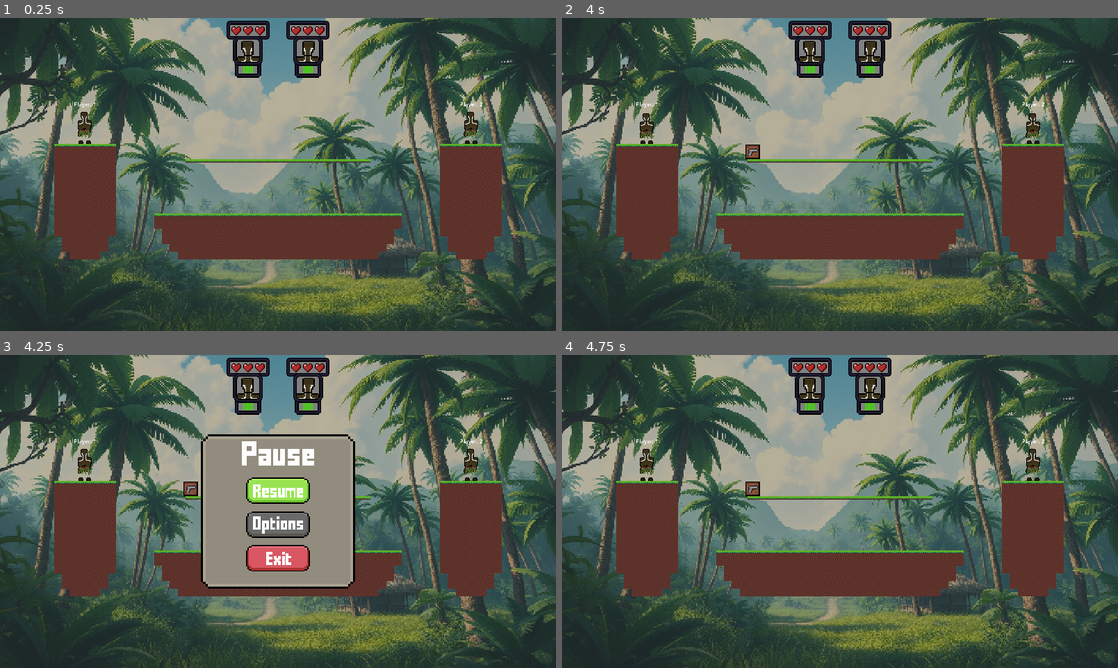
Above: before the commit, frames 1-4 (two rows, left to right).
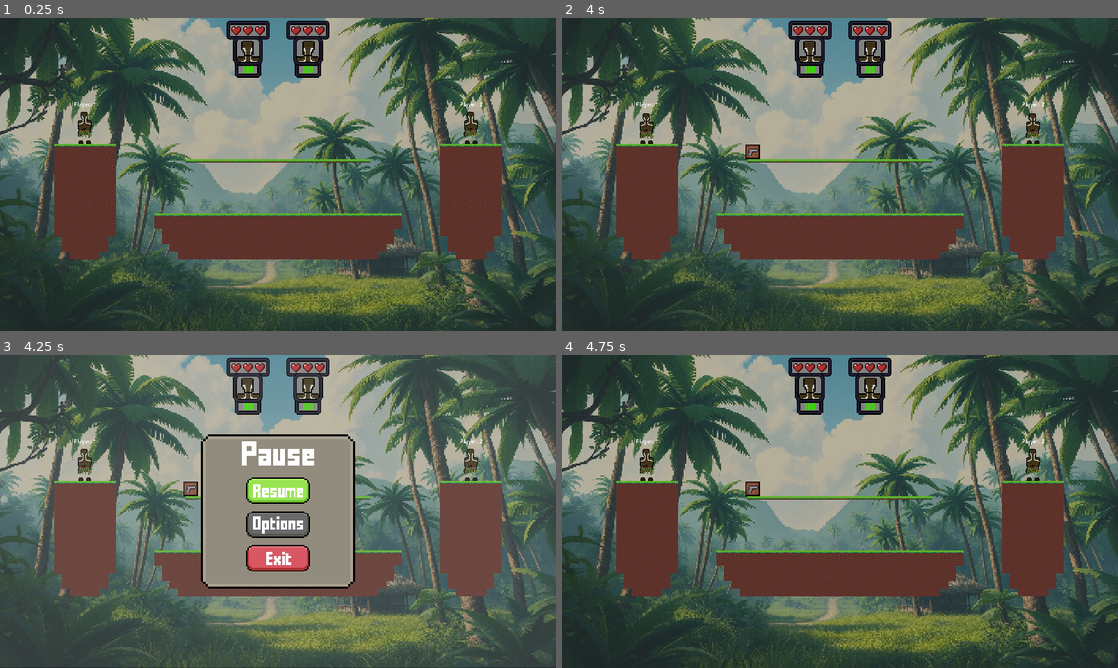
Above: after the commit, the same moments.

Repository: Erueti-Selwyn/DiVerse-Game
Game: Godot game, scene res://scenes/Level.tscn
Same seed, same stepped clock (60 frames per second), same inputs: the game is played once before the commit and once after it. This scene is started directly instead of the project's main scene.
Inputs (mouse positions are in pixels of both pictures, inside the frame that each line leads up to):
- Up to frame 1 (0.25 s): no input
- Up to frame 2 (4 s): tap Enter at 0.5 s; hold D (move_right) 0.53-2.03 s; tap Q (dash) at 0.6 s; tap Space (jump) at 0.77, 1.52, 3.02, 3.5, 3.77 s; tap K (dash2) at 1.35 s; hold A (move_left) 2.03-2.78 s; hold Down (move_down2) 2.03-2.78 s; hold D (move_right) from 2.78 s (still down); tap Left (move_left2) at 2.85 s; tap Right (move_right2) at 3.6 s
- Up to frame 3 (4.25 s): keep holding D (move_right); tap Escape (pause) at 4.15 s
- Up to frame 4 (4.75 s): release D (move_right) at 4.25 s; click (840, 489) at 4.25 s

Frames 1-2 are identical in both runs. In frame 3, less than 0.1% of the frame differs, in the area x 14-85%, y 3-38%; in frame 4, nothing differs.

Commit message:
Menu Audio Completed and Menu Improvement

Diff:
--- a/2DFightingGodot/project.godot
+++ b/2DFightingGodot/project.godot
@@ -19,6 +19,8 @@
 
 Global="*res://scripts/global.gd"
 MenuAudioPlayer="res://scenes/menu_audio_player.tscn"
+PlayButtonAudioPlayer="res://scenes/play_button_audio_player.tscn"
+ClickAudioPlayer="res://scenes/click_audio_player.tscn"
 
 [display]
 
--- a/2DFightingGodot/scenes/Level.tscn
+++ b/2DFightingGodot/scenes/Level.tscn
@@ -11,6 +11,7 @@
 [ext_resource type="Texture2D" uid="uid://garepww1eau4" path="res://assets/tilemaps/all tilemaps FINALLL.png" id="10_5ms4v"]
 [ext_resource type="PackedScene" uid="uid://cpp6uup1fjkuc" path="res://scenes/settings_menu.tscn" id="10_ick1o"]
 [ext_resource type="PackedScene" uid="uid://u51lay85nrxb" path="res://scenes/controls.tscn" id="11_r7jrn"]
+[ext_resource type="AudioStream" uid="uid://dpx11a2vnx8cb" path="res://assets/audio/sfx/menusfx/buttonclick.mp3" id="12_ggfvu"]
 
 [sub_resource type="Environment" id="Environment_3ss6f"]
 background_mode = 3
@@ -287,9 +288,26 @@
 environment = SubResource("Environment_3ss6f")
 
 [node name="hud" parent="." instance=ExtResource("3_fsags")]
+top_level = true
 offset_top = -261.0
-offset_bottom = -261.0
+offset_right = -1152.0
+offset_bottom = -909.0
 scale = Vector2(0.62, 0.62)
+
+[node name="PauseHighlight" type="ColorRect" parent="."]
+visible = false
+top_level = true
+anchors_preset = 15
+anchor_right = 1.0
+anchor_bottom = 1.0
+offset_left = -576.0
+offset_top = -326.0
+offset_right = -576.0
+offset_bottom = -326.0
+grow_horizontal = 2
+grow_vertical = 2
+color = Color(1, 1, 1, 0.0980392)
+metadata/_edit_use_anchors_ = true
 
 [node name="TextureRect" type="TextureRect" parent="."]
 self_modulate = Color(1, 1, 1, 0.588235)
@@ -514,3 +532,7 @@
 volume_db = -10.0
 autoplay = true
 max_polyphony = 10
+
+[node name="ClickAudioPlayer" type="AudioStreamPlayer2D" parent="."]
+stream = ExtResource("12_ggfvu")
+max_polyphony = 10
--- a/2DFightingGodot/scenes/character_select.tscn
+++ b/2DFightingGodot/scenes/character_select.tscn
@@ -29,6 +29,8 @@
 [ext_resource type="Texture2D" uid="uid://dw0jscrlf64ny" path="res://assets/backgrounds/backgroundButtons/samoaMapLayout.png" id="26_pp5u6"]
 [ext_resource type="Texture2D" uid="uid://ch6eqbhbb567p" path="res://assets/backgrounds/backgroundButtons/vikingMapLayout.png" id="27_mus3f"]
 [ext_resource type="Texture2D" uid="uid://mh6gt7fj674r" path="res://assets/backgrounds/backgroundButtons/mexicoMapLayout.png" id="28_edmtl"]
+[ext_resource type="AudioStream" uid="uid://dpx11a2vnx8cb" path="res://assets/audio/sfx/menusfx/buttonclick.mp3" id="30_yc1ep"]
+[ext_resource type="AudioStream" uid="uid://batbj207wfijt" path="res://assets/audio/sfx/menusfx/green button.mp3" id="31_4fgay"]
 
 [sub_resource type="LabelSettings" id="LabelSettings_8ic4r"]
 font = ExtResource("5_o0sn0")
@@ -755,6 +757,14 @@
 grow_vertical = 2
 texture = ExtResource("4_4oogi")
 stretch_mode = 5
+
+[node name="ClickAudioPlayer" type="AudioStreamPlayer2D" parent="."]
+stream = ExtResource("30_yc1ep")
+max_polyphony = 10
+
+[node name="PlayAudioPlayer" type="AudioStreamPlayer2D" parent="."]
+stream = ExtResource("31_4fgay")
+max_polyphony = 10
 
 [connection signal="pressed" from="MarginContainer/VBoxContainer/Exit" to="." method="_on_exit_pressed"]
 [connection signal="pressed" from="MarginContainer/VBoxContainer/HBoxContainer3/HBoxContainer/ControllerPlayer1" to="." method="_on_controller_player_1_pressed"]
--- /dev/null
+++ b/2DFightingGodot/scenes/click_audio_player.tscn
@@ -0,0 +1,8 @@
+[gd_scene load_steps=3 format=3 uid="uid://c3ne5hwcewtn3"]
+
+[ext_resource type="AudioStream" uid="uid://dpx11a2vnx8cb" path="res://assets/audio/sfx/menusfx/buttonclick.mp3" id="1_lbxff"]
+[ext_resource type="Script" path="res://scripts/click_audio_player.gd" id="2_teo8i"]
+
+[node name="ClickAudioPlayer" type="AudioStreamPlayer2D"]
+stream = ExtResource("1_lbxff")
+script = ExtResource("2_teo8i")
--- a/2DFightingGodot/scenes/hud.tscn
+++ b/2DFightingGodot/scenes/hud.tscn
@@ -37,7 +37,6 @@
 theme_override_constants/separation = 100
 
 [node name="Player1" type="Control" parent="VBoxContainer/HBoxContainer"]
-z_index = 1
 custom_minimum_size = Vector2(100, 100)
 layout_mode = 2
 
@@ -165,7 +164,6 @@
 stretch_mode = 5
 
 [node name="Player2" type="Control" parent="VBoxContainer/HBoxContainer"]
-z_index = 1
 custom_minimum_size = Vector2(100, 100)
 layout_mode = 2
 
--- a/2DFightingGodot/scenes/menu.tscn
+++ b/2DFightingGodot/scenes/menu.tscn
@@ -13,6 +13,7 @@
 [ext_resource type="BitMap" uid="uid://vs18d4un3gbf" path="res://assets/Ui Assets/OptionsButtonFinalMask.png" id="6_tq8eh"]
 [ext_resource type="Texture2D" uid="uid://or3xeqm6ytvo" path="res://assets/Ui Assets/QuitButtonFinal.png" id="7_eebs3"]
 [ext_resource type="BitMap" uid="uid://ds8crajepigky" path="res://assets/Ui Assets/QuitButtonFinalMask.png" id="8_g8pja"]
+[ext_resource type="AudioStream" uid="uid://dpx11a2vnx8cb" path="res://assets/audio/sfx/menusfx/buttonclick.mp3" id="14_1bphx"]
 
 [node name="Menu" type="Control"]
 layout_mode = 3
@@ -148,6 +149,23 @@
 stretch_mode = 5
 
 [node name="ClickAudioPlayer" type="AudioStreamPlayer2D" parent="."]
+stream = ExtResource("14_1bphx")
+max_polyphony = 10
+
+[node name="PauseHighlight" type="ColorRect" parent="."]
+visible = false
+layout_mode = 1
+anchors_preset = 15
+anchor_right = 1.0
+anchor_bottom = 1.0
+offset_left = -576.0
+offset_top = -326.0
+offset_right = -576.0
+offset_bottom = -326.0
+grow_horizontal = 2
+grow_vertical = 2
+color = Color(1, 1, 1, 0)
+metadata/_edit_use_anchors_ = true
 
 [connection signal="pressed" from="MarginContainer/HBoxContainer/VBoxContainer/Play" to="." method="_on_play_pressed"]
 [connection signal="pressed" from="MarginContainer/HBoxContainer/VBoxContainer/Settings" to="." method="_on_settings_pressed"]
--- a/2DFightingGodot/scenes/menu_audio_player.tscn
+++ b/2DFightingGodot/scenes/menu_audio_player.tscn
@@ -1,6 +1,6 @@
 [gd_scene load_steps=2 format=3 uid="uid://b5ygr33bjsn0v"]
 
-[ext_resource type="Script" path="res://scenes/menu_audio_player.gd" id="1_655yb"]
+[ext_resource type="Script" path="res://scripts/menu_audio_player.gd" id="1_655yb"]
 
 [node name="MenuAudioPlayer" type="AudioStreamPlayer2D"]
 volume_db = -2.0
--- /dev/null
+++ b/2DFightingGodot/scenes/play_button_audio_player.tscn
@@ -0,0 +1,8 @@
+[gd_scene load_steps=3 format=3 uid="uid://dbotafwe321w6"]
+
+[ext_resource type="AudioStream" uid="uid://batbj207wfijt" path="res://assets/audio/sfx/menusfx/green button.mp3" id="1_vpwvj"]
+[ext_resource type="Script" path="res://scripts/play_button_audio_player.gd" id="2_h108x"]
+
+[node name="PlayButtonAudioPlayer" type="AudioStreamPlayer2D"]
+stream = ExtResource("1_vpwvj")
+script = ExtResource("2_h108x")
--- a/2DFightingGodot/scenes/win.tscn
+++ b/2DFightingGodot/scenes/win.tscn
@@ -6,7 +6,7 @@
 [ext_resource type="FontFile" uid="uid://ccd6qond4rdjk" path="res://assets/Ui Assets/American Captain.ttf" id="4_bj5l4"]
 [ext_resource type="PackedScene" uid="uid://cl4xclfw8h4ql" path="res://scenes/player_idle.tscn" id="6_hxnun"]
 [ext_resource type="Texture2D" uid="uid://cpuxn1fupsjyg" path="res://assets/Ui Assets/menuButtonVictory.png" id="6_xg0cm"]
-[ext_resource type="AudioStream" uid="uid://85utbyfnyfp7" path="res://assets/audio/sfx/victory.mp3" id="7_6rcrx"]
+[ext_resource type="AudioStream" uid="uid://85utbyfnyfp7" path="res://assets/audio/sfx/menusfx/victory.mp3" id="7_6rcrx"]
 
 [node name="Win" type="Control"]
 layout_mode = 3
--- a/2DFightingGodot/scripts/Level.gd
+++ b/2DFightingGodot/scripts/Level.gd
@@ -20,6 +20,8 @@
 @onready var mapAudioPlayer = $MusicAudioPlayer
 # Variables
 var randomTime : int
+var timeLeft : int
+var paused : bool
 # Called when the node enters the scene tree for the first time.
 func _ready():
 	global_script.crateNumber = 0
@@ -55,12 +57,27 @@
 
 # Called every frame. 'delta' is the elapsed time since the previous frame.
 func _physics_process(_delta):
-	pass
+	if paused:
+		if !global_script.isPaused:
+			decrease_timer()
+			paused = false
 
 func start_timer():
 	randomTime = randi_range(6, 13)
-	await get_tree().create_timer(randomTime).timeout
-	create_box()
+	timeLeft = randomTime
+	decrease_timer()
+
+func decrease_timer():
+	if timeLeft > 0:
+		if !global_script.isPaused:
+			await get_tree().create_timer(1).timeout
+			timeLeft -= 1
+			decrease_timer()
+		else:
+			paused = true
+	else:
+		create_box()
+
 
 func create_box():
 	if global_script.crateNumber < 2:
--- a/2DFightingGodot/scripts/character_select.gd
+++ b/2DFightingGodot/scripts/character_select.gd
@@ -13,6 +13,9 @@
 # Nodes
 @onready var global_script = $"/root/Global"
 @onready var globalMenuAudioPlayer = $"/root/MenuAudioPlayer"
+@onready var globalPlayAudioPlayer = $"/root/PlayButtonAudioPlayer"
+@onready var clickAudioPlayer = $ClickAudioPlayer
+@onready var playAudioPlayer = $PlayAudioPlayer
 @onready var startButton = $MarginContainer/VBoxContainer/Start
 @onready var exitButton = $MarginContainer/VBoxContainer/Exit
 @onready var keyboardPlayer1Button = $MarginContainer/VBoxContainer/HBoxContainer3/HBoxContainer/KeyboardPlayer1
@@ -54,6 +57,7 @@
 	global_script.globalPlayerCharacter2 = player2Character
 func _on_start_pressed():
 	global_script.button_jump(startButton)
+	globalPlayAudioPlayer.play_button_effect()
 	await get_tree().create_timer(0.05).timeout
 	global_script.globalPlayerCharacter1 = player1Character
 	global_script.globalPlayerCharacter2 = player2Character
@@ -64,6 +68,7 @@
 
 
 func _on_african_button_1_pressed():
+	clickAudioPlayer.play()
 	player1Character = 1
 	reset_selection_1()
 	africanButton1.self_modulate = selectedColor
@@ -71,66 +76,77 @@
 
 
 func _on_chinese_button_1_pressed():
+	clickAudioPlayer.play()
 	player1Character = 2
 	reset_selection_1()
 	chineseButton1.self_modulate = selectedColor
 	global_script.button_jump(chineseButton1)
 
 func _on_japanese_button_1_pressed():
+	clickAudioPlayer.play()
 	player1Character = 3
 	reset_selection_1()
 	japaneseButton1.self_modulate = selectedColor
 	global_script.button_jump(japaneseButton1)
 
 func _on_samoan_button_1_pressed():
+	clickAudioPlayer.play()
 	player1Character = 4
 	reset_selection_1()
 	samoanButton1.self_modulate = selectedColor
 	global_script.button_jump(samoanButton1)
 
 func _on_viking_button_1_pressed():
+	clickAudioPlayer.play()
 	player1Character = 5
 	reset_selection_1()
 	vikingButton1.self_modulate = selectedColor
 	global_script.button_jump(vikingButton1)
 
 func _on_mexican_button_1_pressed():
+	clickAudioPlayer.play()
 	player1Character = 6
 	reset_selection_1()
 	mexicanButton1.self_modulate = selectedColor
 	global_script.button_jump(mexicanButton1)
 
 func _on_african_button_2_pressed():
+	clickAudioPlayer.play()
 	player2Character = 1
 	reset_selection_2()
 	africanButton2.self_modulate = selectedColor
 	global_script.button_jump(africanButton2)
 
 func _on_chinese_button_2_pressed():
+	clickAudioPlayer.play()
 	player2Character = 2
 	reset_selection_2()
 	chineseButton2.self_modulate = selectedColor
 	global_script.button_jump(chineseButton2)
 
 func _on_japanese_button_2_pressed():
+	clickAudioPlayer.play()
 	player2Character = 3
 	reset_selection_2()
 	japaneseButton2.self_modulate = selectedColor
 	global_script.button_jump(japaneseButton2)
 
 func _on_samoan_button_2_pressed():
+	clickAudioPlayer.play()
 	player2Character = 4
 	reset_selection_2()
 	samoanButton2.self_modulate = selectedColor
 	global_script.button_jump(samoanButton2)
 
 func _on_viking_button_2_pressed():
+	clickAudioPlayer.play()
 	player2Character = 5
 	reset_selection_2()
 	vikingButton2.self_modulate = selectedColor
 	global_script.button_jump(vikingButton2)
 
 func _on_mexican_button_2_pressed():
+	clickAudioPlayer.play()
 	player2Character = 6
 	reset_selection_2()
 	mexicanButton2.self_modulate = selectedColor
@@ -138,6 +154,7 @@
 
 
 func _on_controller_player_1_pressed():
+	clickAudioPlayer.play()
 	localPlayer1Controller = true
 	controllerPlayer1Button.texture_normal = controllerIconOn
 	keyboardPlayer1Button.texture_normal = keyboardIconOff
@@ -145,6 +162,7 @@
 
 
 func _on_keyboard_player_1_pressed():
+	clickAudioPlayer.play()
 	localPlayer1Controller = false
 	controllerPlayer1Button.texture_normal = controllerIconOff
 	keyboardPlayer1Button.texture_normal = keyboardIconOn
@@ -152,6 +170,7 @@
 
 
 func _on_controller_player_2_pressed():
+	clickAudioPlayer.play()
 	localPlayer2Controller = true
 	controllerPlayer2Button.texture_normal = controllerIconOn
 	keyboardPlayer2Button.texture_normal = keyboardIconOff
@@ -159,6 +178,7 @@
 
 
 func _on_keyboard_player_2_pressed():
+	clickAudioPlayer.play()
 	localPlayer2Controller = false
 	controllerPlayer2Button.texture_normal = controllerIconOff
 	keyboardPlayer2Button.texture_normal = keyboardIconOn
@@ -166,6 +186,7 @@
 
 
 func _on_exit_pressed():
+	clickAudioPlayer.play()
 	global_script.button_jump(exitButton)
 	await get_tree().create_timer(0.05).timeout
 	global_script.menu_scene()
@@ -187,31 +208,37 @@
 
 
 func _on_africa_map_pressed():
+	clickAudioPlayer.play()
 	global_script.mapType = 1
 	background.texture = africanMap
 	global_script.button_jump(africanMapButton)
 
 func _on_china_map_pressed():
+	clickAudioPlayer.play()
 	global_script.mapType = 2
 	background.texture = chinaMap
 	global_script.button_jump(chineseMapButton)
 
 func _on_japan_map_pressed():
+	clickAudioPlayer.play()
 	global_script.mapType = 3
 	background.texture = japanMap
 	global_script.button_jump(japaneseMapButton)
 
 func _on_samoa_map_pressed():
+	clickAudioPlayer.play()
 	global_script.mapType = 4
 	background.texture = samoanMap
 	global_script.button_jump(samoanMapButton)
 
 func _on_viking_map_pressed():
+	clickAudioPlayer.play()
 	global_script.mapType = 5
 	background.texture = vikingMap
 	global_script.button_jump(vikingMapButton)
 
 func _on_mexico_map_pressed():
+	clickAudioPlayer.play()
 	global_script.mapType = 6
 	background.texture = mexicoMap
 	global_script.button_jump(mexicanMapButton)
--- /dev/null
+++ b/2DFightingGodot/scripts/click_audio_player.gd
@@ -0,0 +1,3 @@
+extends AudioStreamPlayer2D
+func click_button_effect():
+	self.play()
--- a/2DFightingGodot/scripts/controls.gd
+++ b/2DFightingGodot/scripts/controls.gd
@@ -1,6 +1,7 @@
 extends Control
 @onready var global_script = $"/root/Global"
 @onready var exitButton = $MarginContainer/VBoxContainer/HBoxContainer4/Exitbutton
+@onready var clickAudioPlayer = $"../ClickAudioPlayer"
 # Called when the node enters the scene tree for the first time.
 func _ready():
 	pass # Replace with function body.
@@ -13,5 +14,14 @@
 
 func _on_exitbutton_pressed():
 	global_script.button_jump(exitButton)
-	await get_tree().create_timer(0.05).timeout
+	clickAudioPlayer.play()
+	var tween = get_tree().create_tween()
+	tween.tween_property(self, "scale", Vector2(0.1, 0.1), 0.1).set_ease(Tween.EASE_IN)
+	await tween.finished
 	self.visible = false
+func open_menu():
+	self.pivot_offset = Vector2(self.size / 2)
+	scale = Vector2(0.1, 0.1)
+	self.visible = true
+	var tween = get_tree().create_tween()
+	tween.tween_property(self, "scale", Vector2(1, 1), 0.1).set_ease(Tween.EASE_OUT)
--- a/2DFightingGodot/scripts/menu.gd
+++ b/2DFightingGodot/scripts/menu.gd
@@ -2,6 +2,7 @@
 # Nodes
 @onready var global_script = $"/root/Global"
 @onready var globalMenuAudioPlayer = $"/root/MenuAudioPlayer"
+@onready var globalClickAudioPlayer = $"/root/ClickAudioPlayer"
 @onready var settingsMenu = $"settings_menu"
 @onready var playButton = $MarginContainer/HBoxContainer/VBoxContainer/Play
 @onready var settingsButton = $MarginContainer/HBoxContainer/VBoxContainer/Settings
@@ -19,18 +20,21 @@
 
 
 func _on_play_pressed():
+	clickAudioPlayer.play()
 	global_script.button_jump(playButton)
+	globalClickAudioPlayer.click_button_effect()
 	await get_tree().create_timer(0.05).timeout
 	global_script.character_select_scene()
 
 
 func _on_settings_pressed():
+	clickAudioPlayer.play()
 	global_script.button_jump(settingsButton)
-	await get_tree().create_timer(0.05).timeout
-	settingsMenu.visible = true
+	settingsMenu.open_settings_menu()
 
 
 func _on_quit_pressed():
+	clickAudioPlayer.play()
 	global_script.button_jump(quitButton)
 	await get_tree().create_timer(0.05).timeout
 	get_tree().quit()
--- a/2DFightingGodot/scripts/pause.gd
+++ b/2DFightingGodot/scripts/pause.gd
@@ -5,6 +5,8 @@
 @onready var resumeButton = $MarginContainer/VBoxContainer/ResumeButton
 @onready var optionsButton = $MarginContainer/VBoxContainer/OptionsButton
 @onready var exitButton = $MarginContainer/VBoxContainer/ExitButton
+@onready var pauseHighlight = $"../PauseHighlight"
+@onready var level = $".."
 # Variables
 var paused = false
 
@@ -21,9 +23,11 @@
 func pauseMenu():
 	if paused:
 		self.hide()
+		pauseHighlight.visible = false
 		global_script.isPaused = false
 	else:
 		self.show()
+		pauseHighlight.visible = true
 		global_script.isPaused = true
 	paused = !paused
 
@@ -35,10 +39,8 @@
 
 func _on_options_button_pressed():
 	global_script.button_jump(optionsButton)
-	await get_tree().create_timer(0.05).timeout
 	settingsMenu.from_pause_menu()
-	settingsMenu.visible = true
-	self.hide()
+	settingsMenu.open_settings_menu()
 
 
 func _on_exit_button_pressed():
--- /dev/null
+++ b/2DFightingGodot/scripts/play_button_audio_player.gd
@@ -0,0 +1,3 @@
+extends AudioStreamPlayer2D
+func play_button_effect():
+	self.play()
--- a/2DFightingGodot/scripts/settings_menu.gd
+++ b/2DFightingGodot/scripts/settings_menu.gd
@@ -12,12 +12,14 @@
 @onready var controlsMenu = $"../controls"
 @onready var exitButton = $MarginContainer/VBoxContainer/HBoxContainer3/ExitButton
 @onready var controlsButton = $MarginContainer/VBoxContainer/Controls
+@onready var clickAudioPlayer = $"../ClickAudioPlayer"
 # Variables
 var localSoundOn : bool = true
 var localMusicOn : bool = true
 var fromPauseMenu : bool = false
 
 func _ready():
+	self.pivot_offset = Vector2(self.size / 2)
 	localSoundOn = global_script.soundOn
 	localMusicOn = global_script.musicOn
 
@@ -28,6 +30,7 @@
 	get_tree().change_scene_to_file("res://scenes/menu.tscn")
 
 func _on_sound_button_pressed():
+	clickAudioPlayer.play()
 	global_script.button_jump(soundSwitch)
 	if localSoundOn:
 		soundSwitch.texture_normal = switchOff
@@ -39,6 +42,7 @@
 		localSoundOn = true
 
 func _on_music_button_pressed():
+	clickAudioPlayer.play()
 	global_script.button_jump(musicSwitch)
 	if localMusicOn:
 		musicSwitch.texture_normal = switchOff
@@ -52,17 +56,23 @@
 
 func _on_exit_button_pressed():
 	global_script.button_jump(exitButton)
-	await get_tree().create_timer(0.05).timeout
+	clickAudioPlayer.play()
+	var tween = get_tree().create_tween()
+	tween.tween_property(self, "scale", Vector2(0.1, 0.1), 0.1).set_ease(Tween.EASE_IN)
+	await tween.finished
 	self.visible = false
-	if fromPauseMenu:
-		fromPauseMenu = false
-		pauseMenu.show()
+
+func open_settings_menu():
+	scale = Vector2(0.1, 0.1)
+	self.visible = true
+	var tween = get_tree().create_tween()
+	tween.tween_property(self, "scale", Vector2(1, 1), 0.1).set_ease(Tween.EASE_OUT)
 
 func from_pause_menu():
 	fromPauseMenu = true
 
 
 func _on_controls_pressed():
+	clickAudioPlayer.play()
 	global_script.button_jump(controlsButton)
-	await get_tree().create_timer(0.05).timeout
-	controlsMenu.visible = true
+	controlsMenu.open_menu()
Not shown, removed: 2DFightingGodot/assets/audio/sfx/green button.mp3.import
Not shown, added: 2DFightingGodot/assets/audio/sfx/menusfx/buttonclick.mp3.import
Not shown, added: 2DFightingGodot/assets/audio/sfx/menusfx/green button.mp3.import
Not shown, added: 2DFightingGodot/assets/audio/sfx/menusfx/victory.mp3.import
Not shown, removed: 2DFightingGodot/assets/audio/sfx/victory.mp3.import
Not shown: 1 places in 2DFightingGodot/scenes/Level.tscn that only renumber resources
Not shown: 1 places in 2DFightingGodot/scenes/character_select.tscn that only renumber resources
Not shown: 1 places in 2DFightingGodot/scenes/menu.tscn that only renumber resources
Renamed: 2DFightingGodot/scenes/menu_audio_player.gd -> 2DFightingGodot/scripts/menu_audio_player.gd
Not shown, added: 2DFightingGodot/assets/audio/sfx/menusfx/buttonclick.mp3
Not shown, added: 2DFightingGodot/assets/audio/sfx/menusfx/green button.mp3
Not shown, added: 2DFightingGodot/assets/audio/sfx/menusfx/victory.mp3
